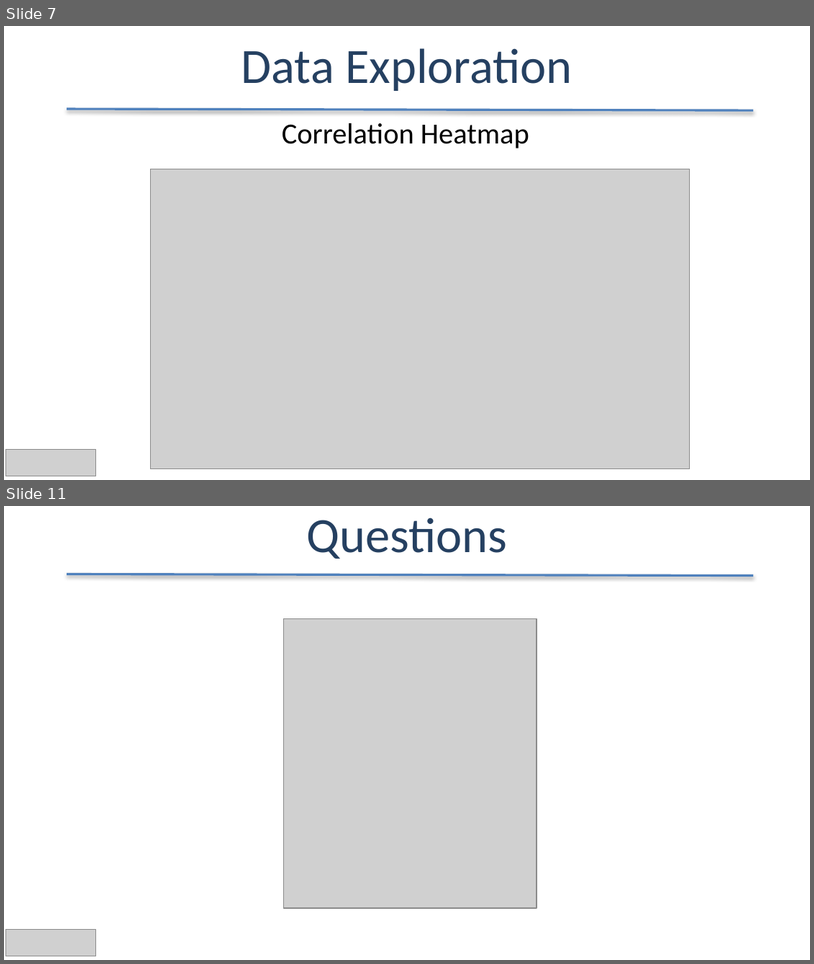
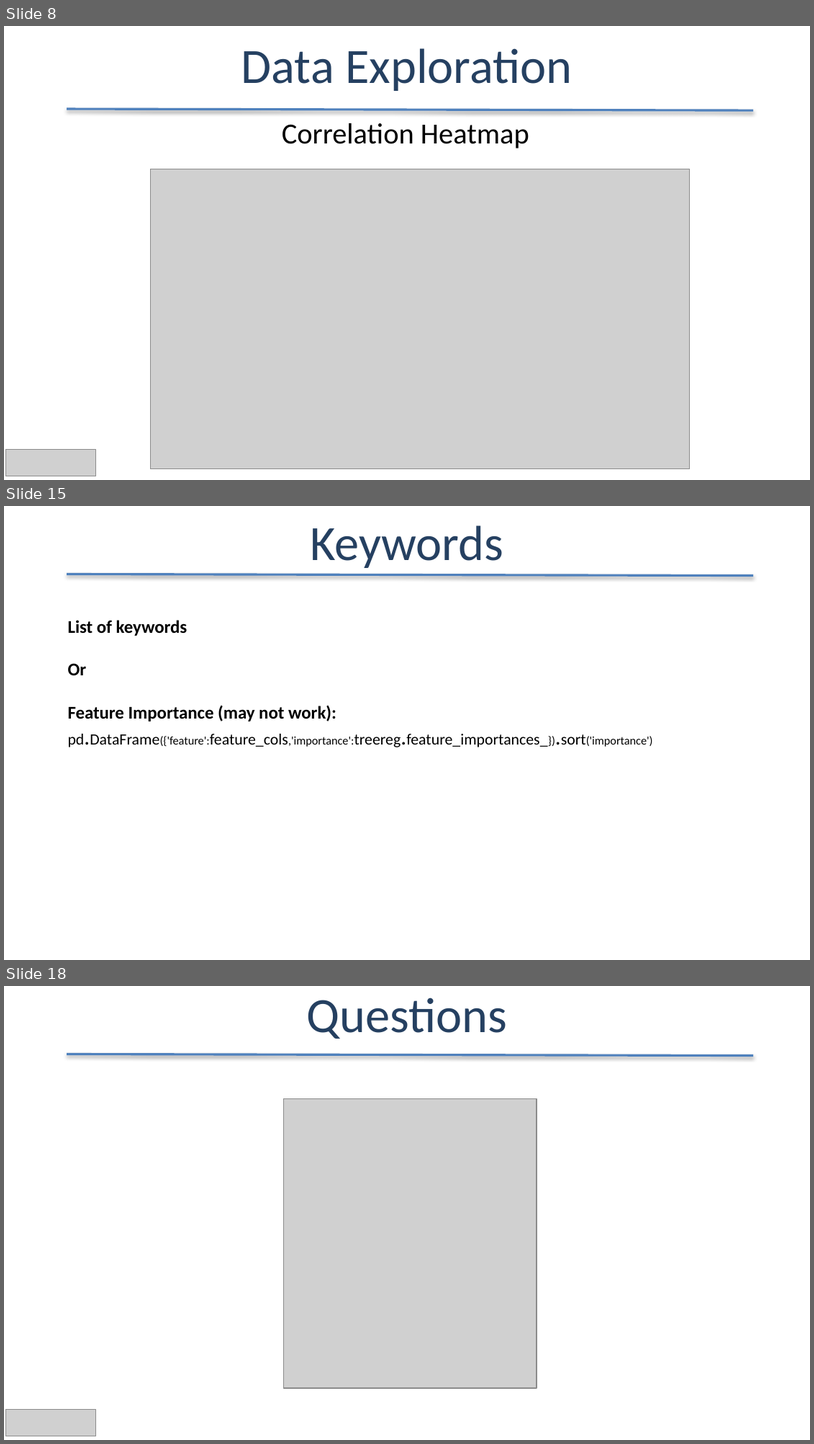
Before and after one commit to shehzadb03/General_Assembly_Yelp_NLP_Draft, a slide deck: DAT7_Bashir.pptx. Shown one above the other, each under a label of ours: slides 7 and 11 before the commit, slides 8, 15 and 18 after it; the slides between them are not shown. The pictures are 814x964 and 814x1444 pixels, drawn with LibreOffice and Linux fonts; fonts in the diff are those of the drawing; grey boxes stand for pictures. Boxes give left, top, right and bottom in pixels: in the first picture for what was removed or moved away, otherwise in the second. Text is boxed around its words. In the diff, an @@ line names an element or a change of style, - is before the commit and + after.

```diff
--- a/DAT7_Bashir.pptx
+++ b/DAT7_Bashir.pptx
@@ slide 15 added at [4,506,810,960], background #FFFFFF @@
@@ text added at [310,525,504,568], 44 pt, text #254061 @@
+Keywords
@@ line added from (67, 574) to (754, 575), #4F81BD 2 pt @@
@@ text added at [68,620,653,747], 14 pt, text #000000 @@
+List of keywords
+Or
+Feature Importance (may not work): pd.DataFrame({'feature':feature_cols,'importance':treereg.feature_importances_}).sort('importance')
@@ what was slide 7 is now slide 8 @@
@@ what was slide 11 is now slide 18 @@
```
Also in this commit, not shown: 6 slides changed, 8 other slides added, 2 slides removed.
